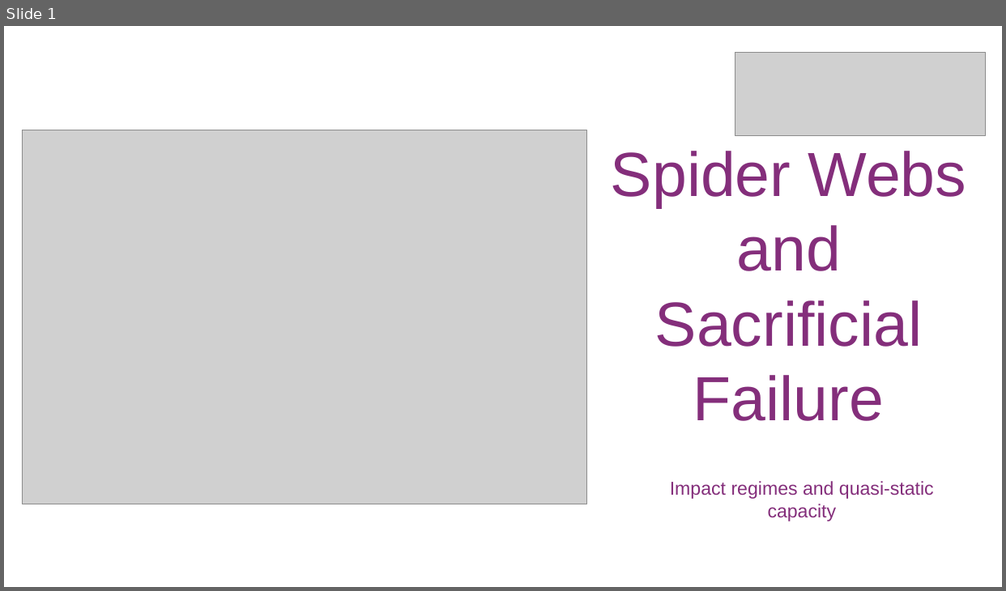
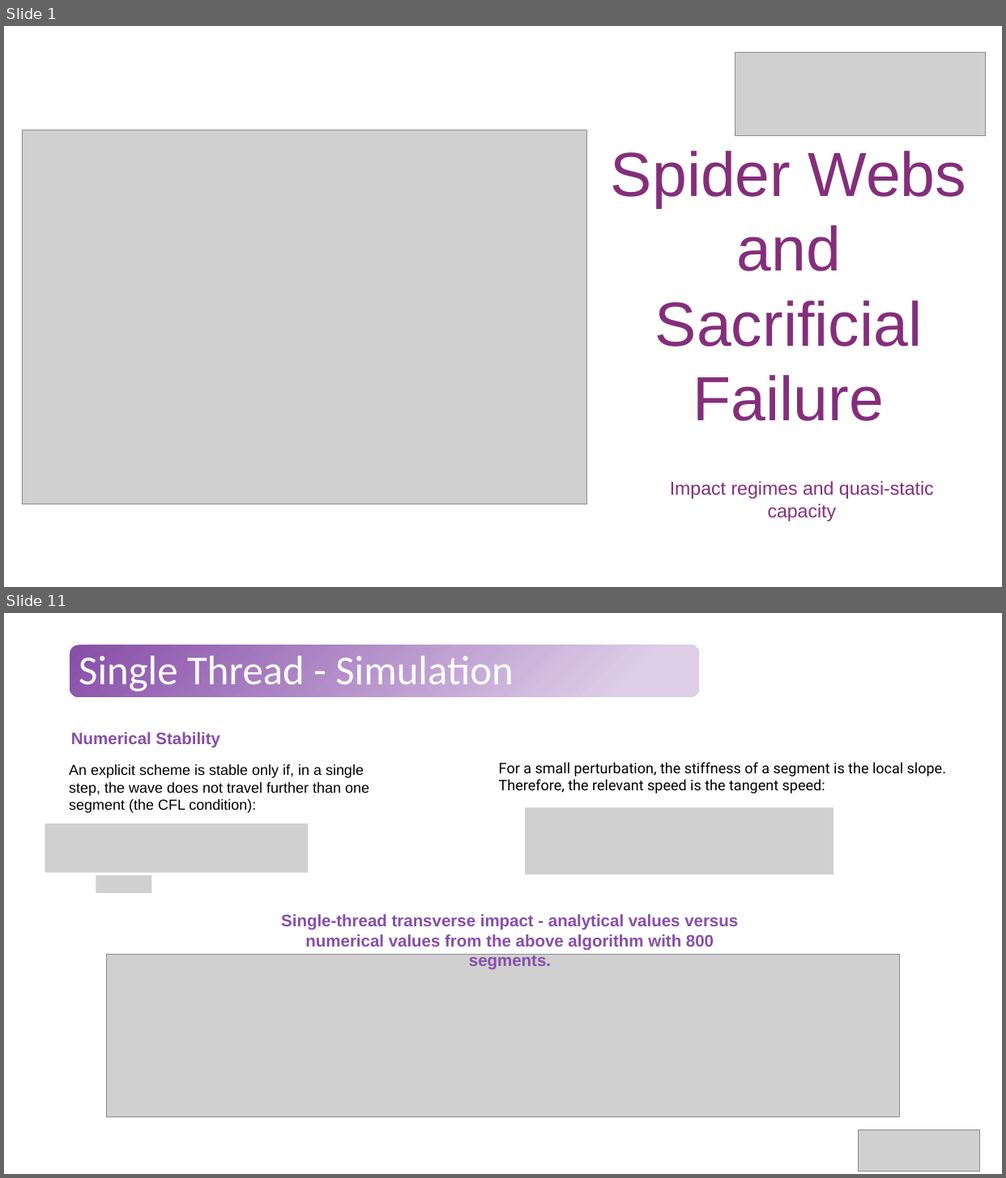
Before and after one commit to Tavi681/PoliPhysics, a slide deck: Tema 2/paper/Tema2.pptx. Shown one above the other, each under a label of ours: slide 1 before the commit, slides 1 and 11 after it; the slides between them are not shown. The pictures are 1006x591 and 1006x1178 pixels, drawn with LibreOffice and Linux fonts; fonts in the diff are those of the drawing; grey boxes stand for pictures. Boxes give left, top, right and bottom in pixels: in the first picture for what was removed or moved away, otherwise in the second. Text is boxed around its words. In the diff, an @@ line names an element or a change of style, - is before the commit and + after.

```diff
--- a/Tema 2/paper/Tema2.pptx
+++ b/Tema 2/paper/Tema2.pptx
@@ slide 11 added at bbox=[4, 613, 1002, 1174], background #FFFFFF @@
@@ rounded rectangle added at bbox=[70, 645, 699, 697], fill gradient #874EA9 to #DECEE8 @@
@@ title added at bbox=[79, 655, 513, 692], 39.6 pt, text #FFFFFF @@
+Single Thread - Simulation
@@ text added at bbox=[71, 732, 220, 748], 16 pt, text #874EA9, bold @@
+Numerical Stability
@@ text added at bbox=[69, 764, 369, 813], 14 pt, text #000000 @@
+An explicit scheme is stable only if, in a single step, the wave does not travel further than one segment (the CFL condition):
@@ text added at bbox=[499, 762, 946, 794], 14 pt, text #000000 @@
+For a small perturbation, the stiffness of a segment is the local slope. Therefore, the relevant speed is the tangent speed:
@@ picture added at bbox=[44, 824, 307, 873] @@
@@ picture added at bbox=[525, 807, 833, 875] @@
@@ picture added at bbox=[96, 875, 152, 894] @@
@@ text added at bbox=[281, 914, 738, 951], 16 pt, text #874EA9, bold @@
+Single-thread transverse impact - analytical values versus numerical values from the above algorithm with 800 segments.
@@ picture added at bbox=[107, 954, 900, 1117] @@
@@ picture added at bbox=[859, 1131, 980, 1171] @@
```
Also in this commit, not shown: 10 slides changed, 11 other slides added, 2 slides removed.
